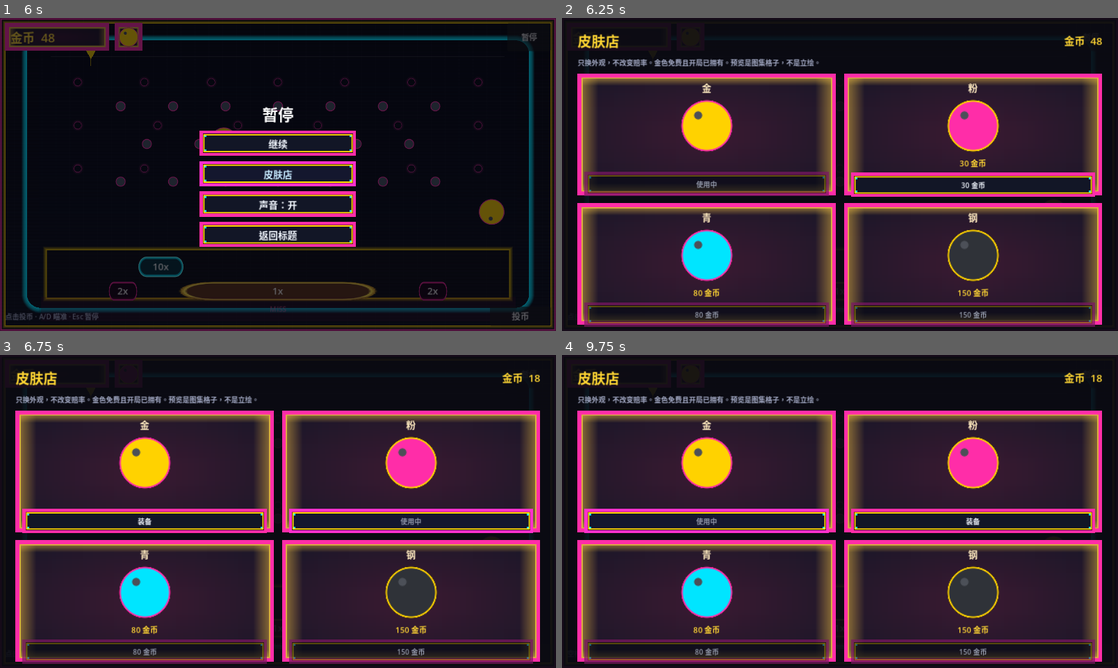
Above: before the commit, frames 1-4 (two rows, left to right).
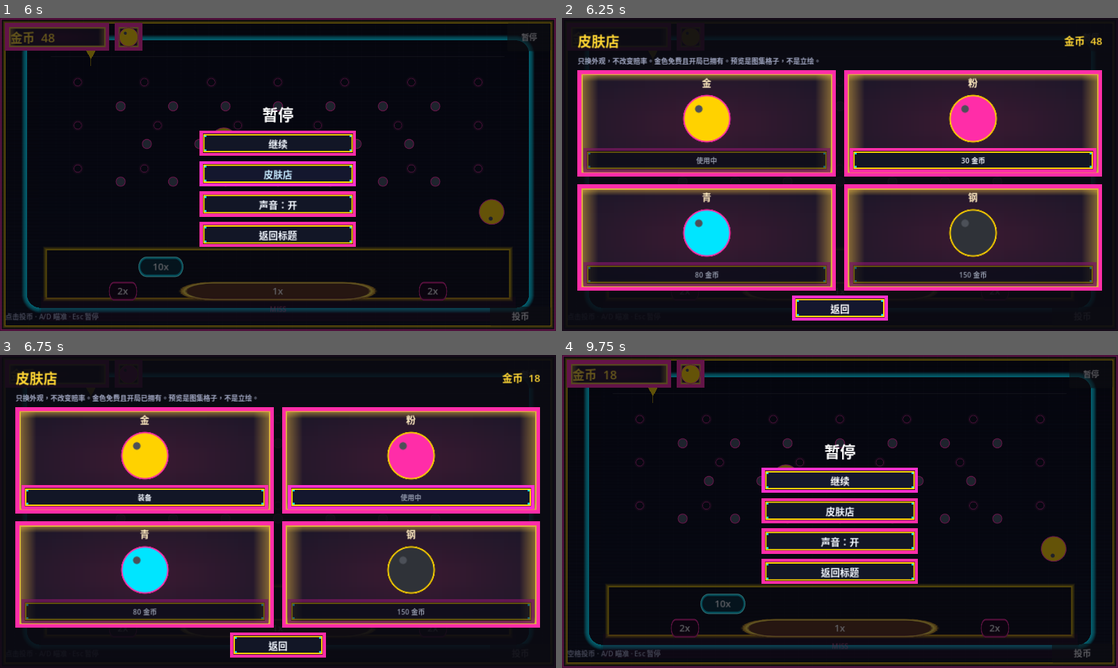
Above: after the commit, the same moments.

Repository: littleboss/coin-master
Game: Godot game, scene res://scenes/main.tscn
Two runs of this game, one before a commit and one after it. Both use one fixed random seed, a clock stepped at 60 frames per second and the inputs below.
Inputs (mouse positions are in pixels of both pictures, inside the frame that each line leads up to):
- Up to frame 1 (6 s): click "开始" at 0.5 s; click "暂停" at 1.25 s; click "继续" at 2 s; click "投币" at 2.75 s; tap Enter at 3.5 s; move the mouse to (250, 237) at 3.52 s; hold Right 3.53-5.03 s; tap A (aim_left) at 3.6 s; click (250, 237) at 3.67 s; move the mouse to (444, 221) at 4.27 s; tap D (aim_right) at 4.35 s; move the mouse to (111, 127) at 5.02 s; hold Space (toss_coin) 5.03-5.78 s; hold Left from 5.03 s (still down); move the mouse to (305, 174) at 5.77 s; tap P at 5.85 s; click (305, 174) at 5.92 s
- Up to frame 2 (6.25 s): keep holding Left
- Up to frame 3 (6.75 s): release Left at 6.5 s; click "30 金币" at 6.5 s
- Up to frame 4 (9.75 s): click "装备" at 7.25 s; click "装备" (after the commit: "返回") at 8 s; click "装备" (after the commit: "皮肤店") at 8.75 s; tap Space (toss_coin) at 9.5 s; move the mouse to (756, 433) at 9.52 s; hold Left from 9.53 s (still down); tap A (aim_left) at 9.6 s

Frame 1 is identical in both runs. In frame 2, 38% of the frame differs, in the area x 2-98%, y 12-99%; in frame 3, 38%; in frame 4, 74%, in the area x 0-100%, y 0-100%.

Commit message:
Fit the 2x2 shop grid on 720p and show unowned price once.
Co-authored-by: aliao <zju.pigeon@gmail.com>

Diff:
--- a/scripts/shop_screen.gd
+++ b/scripts/shop_screen.gd
@@ -66,7 +66,7 @@
 	add_child(margin)
 
 	var box := VBoxContainer.new()
-	box.add_theme_constant_override("separation", 14)
+	box.add_theme_constant_override("separation", 10)
 	margin.add_child(box)
 
 	var header := HBoxContainer.new()
@@ -122,7 +122,7 @@
 	frame.patch_margin_top = HUD_PATCH
 	frame.patch_margin_right = HUD_PATCH
 	frame.patch_margin_bottom = HUD_PATCH
-	frame.custom_minimum_size = Vector2(280, 280)
+	frame.custom_minimum_size = Vector2(240, 200)
 	frame.size_flags_horizontal = Control.SIZE_EXPAND_FILL
 	frame.size_flags_vertical = Control.SIZE_EXPAND_FILL
 
@@ -132,10 +132,10 @@
 	inner.offset_top = 0
 	inner.offset_right = 0
 	inner.offset_bottom = 0
-	inner.add_theme_constant_override("margin_left", 16)
-	inner.add_theme_constant_override("margin_right", 16)
-	inner.add_theme_constant_override("margin_top", 14)
-	inner.add_theme_constant_override("margin_bottom", 14)
+	inner.add_theme_constant_override("margin_left", 14)
+	inner.add_theme_constant_override("margin_right", 14)
+	inner.add_theme_constant_override("margin_top", 10)
+	inner.add_theme_constant_override("margin_bottom", 10)
 	frame.add_child(inner)
 	inner.set_anchors_and_offsets_preset(Control.PRESET_FULL_RECT)
 
@@ -154,7 +154,7 @@
 	# 预览 = 图集第 index 格，放大显示。不要换别的立绘图。
 	var tex := TextureRect.new()
 	tex.name = "Preview"
-	tex.custom_minimum_size = Vector2(128, 128)
+	tex.custom_minimum_size = Vector2(96, 96)
 	tex.size_flags_horizontal = Control.SIZE_EXPAND_FILL
 	tex.size_flags_vertical = Control.SIZE_EXPAND_FILL
 	tex.expand_mode = TextureRect.EXPAND_IGNORE_SIZE
@@ -166,13 +166,6 @@
 	tex.texture = atlas
 	v.add_child(tex)
 
-	var cost := Label.new()
-	cost.name = "Cost"
-	cost.horizontal_alignment = HORIZONTAL_ALIGNMENT_CENTER
-	cost.add_theme_font_size_override("font_size", 18)
-	cost.add_theme_color_override("font_color", Color(1.0, 0.84, 0.2))
-	v.add_child(cost)
-
 	var action := Button.new()
 	action.name = "Action"
 	action.custom_minimum_size = Vector2(0, 56)
@@ -194,23 +187,18 @@
 func _refresh_cards() -> void:
 	for i in _cards.size():
 		var card := _cards[i]
-		var cost_l := card.find_child("Cost", true, false) as Label
 		var action := card.find_child("Action", true, false) as Button
 		var preview := card.find_child("Preview", true, false) as TextureRect
 		_ensure_preview_cell(preview, i)
 		if GameState.equipped_skin == i and GameState.is_unlocked(i):
-			cost_l.text = ""
 			action.text = LABEL_IN_USE
 			action.disabled = true
 		elif GameState.is_unlocked(i):
-			cost_l.text = ""
 			action.text = LABEL_EQUIP
 			action.disabled = false
 		else:
 			var c: int = GameState.skin_cost(i)
-			var price := "%d 金币" % c
-			cost_l.text = price
-			action.text = price
+			action.text = "%d 金币" % c
 			action.disabled = GameState.balance < c
 
 
